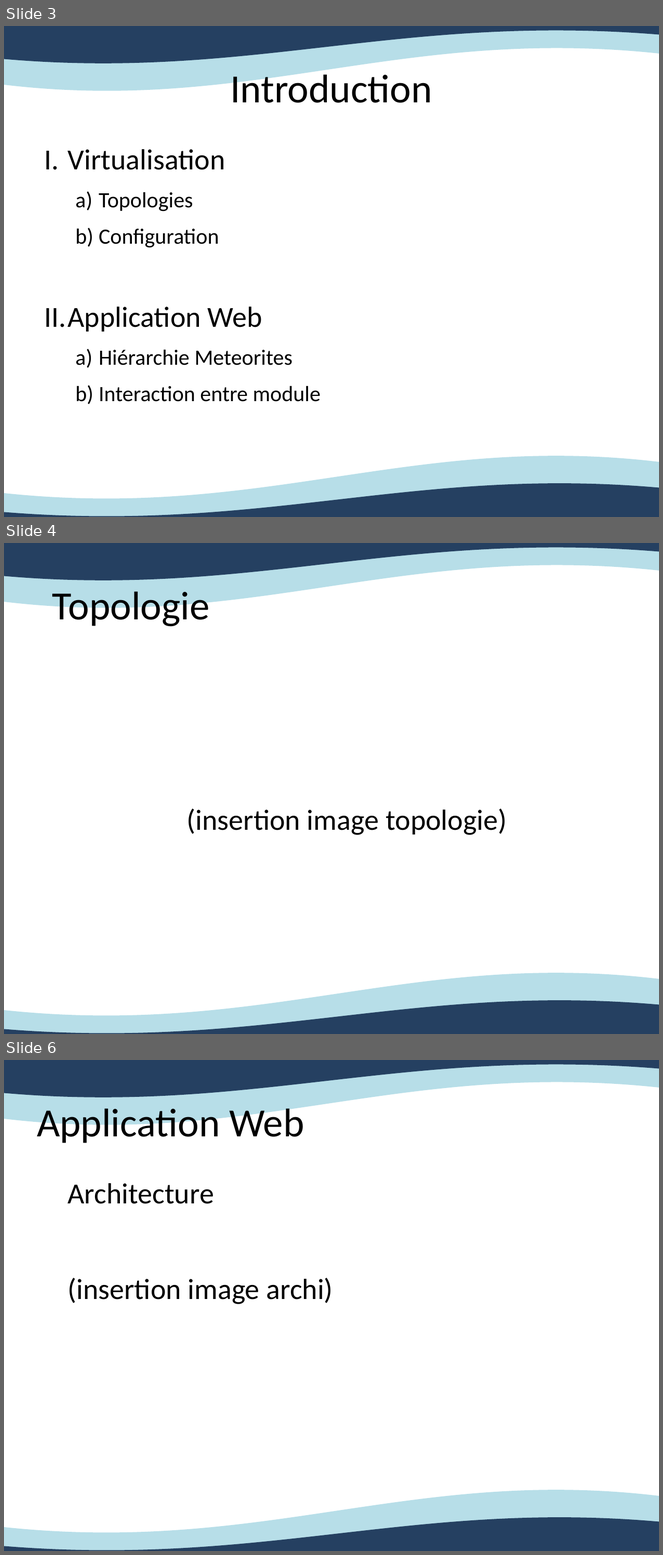
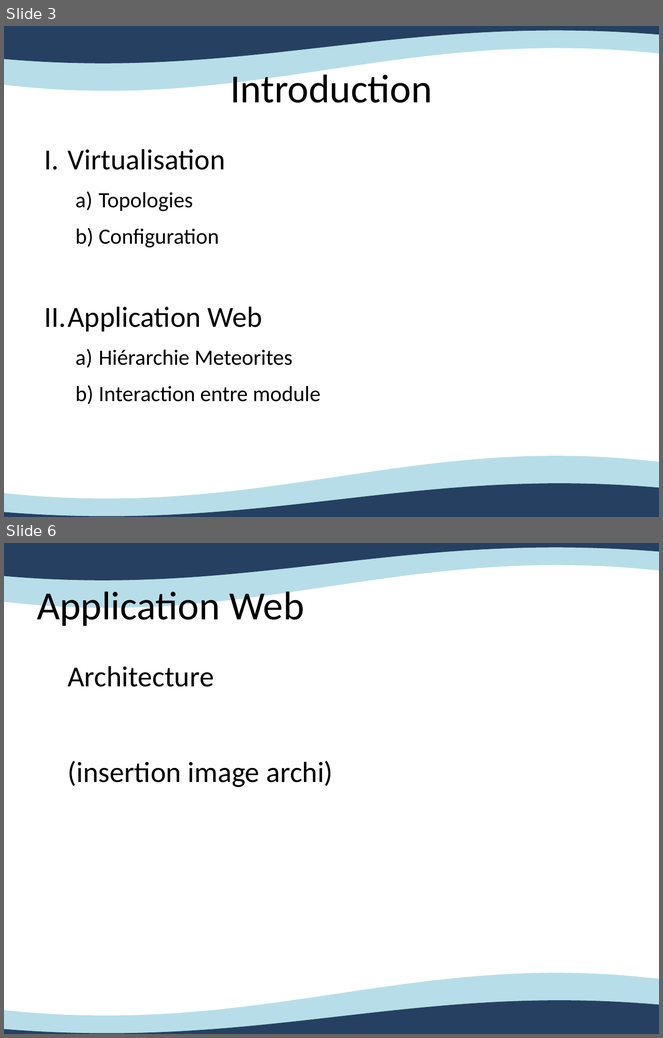
Before and after one commit to michelmassamiri/BlackHole-Routing-JS-App, a slide deck: audits/audits_1er_release.odp. Shown one above the other, each under a label of ours: slides 3, 4 and 6 before the commit, slides 3 and 6 after it; the slides between them are not shown. The pictures are 663x1555 and 663x1038 pixels, drawn with LibreOffice and Linux fonts; fonts in the diff are those of the drawing. Boxes give left, top, right and bottom in pixels: in the first picture for what was removed or moved away, otherwise in the second. Text is boxed around its words. In the diff, an @@ line names an element or a change of style, - is before the commit and + after.

```diff
--- a/audits/audits_1er_release.odp
+++ b/audits/audits_1er_release.odp
@@ slide 4 removed at box(4, 543, 659, 1034), background #FFFFFF; not listed: 4 template elements that a slide beside it also shows @@
@@ title removed at box(52, 591, 210, 629) @@
-Topologie
@@ text removed at box(187, 809, 507, 835) @@
-(insertion image topologie)
```
Also in this commit, not shown: 1 slide changed, 1 slide added.
